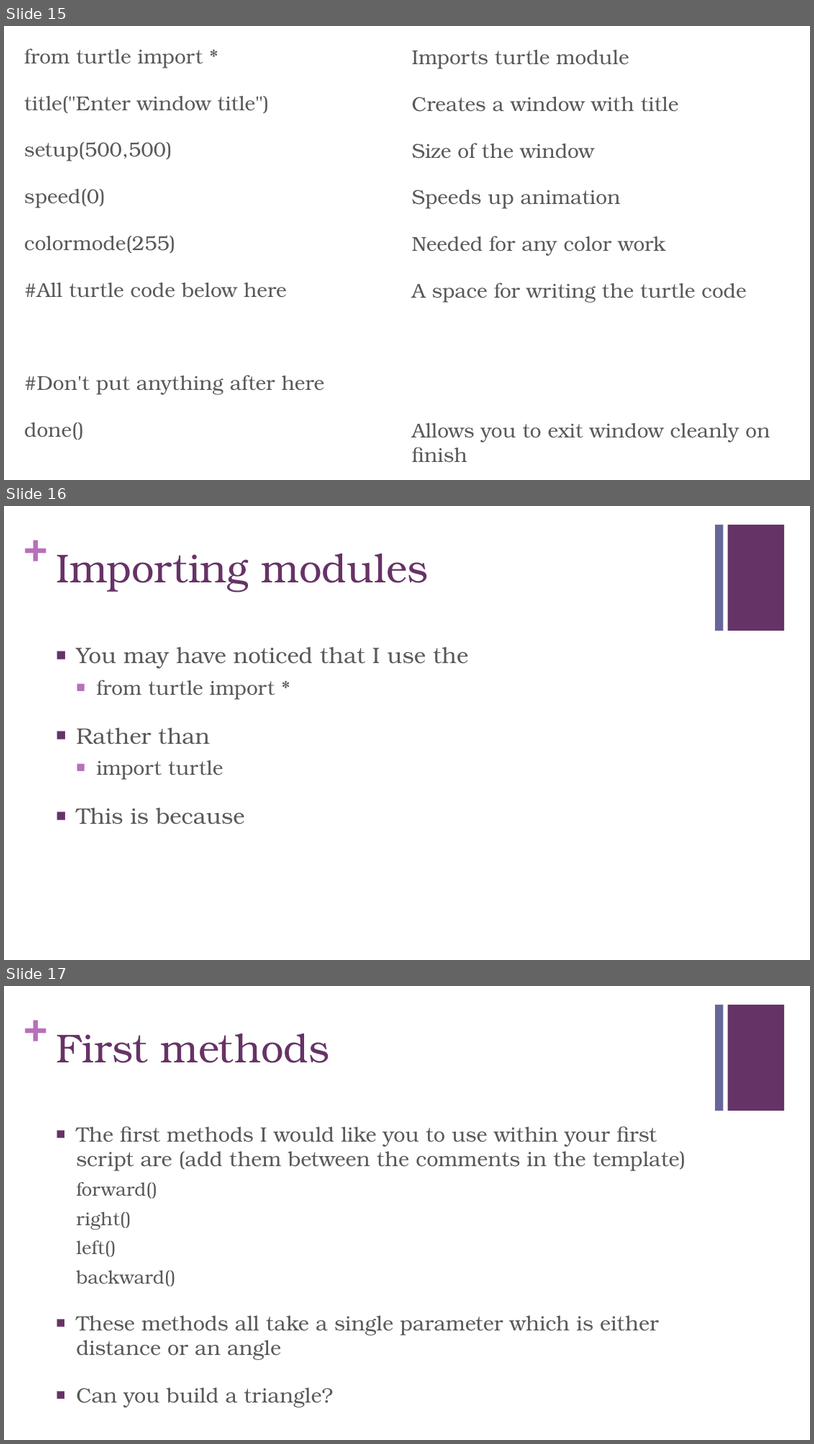
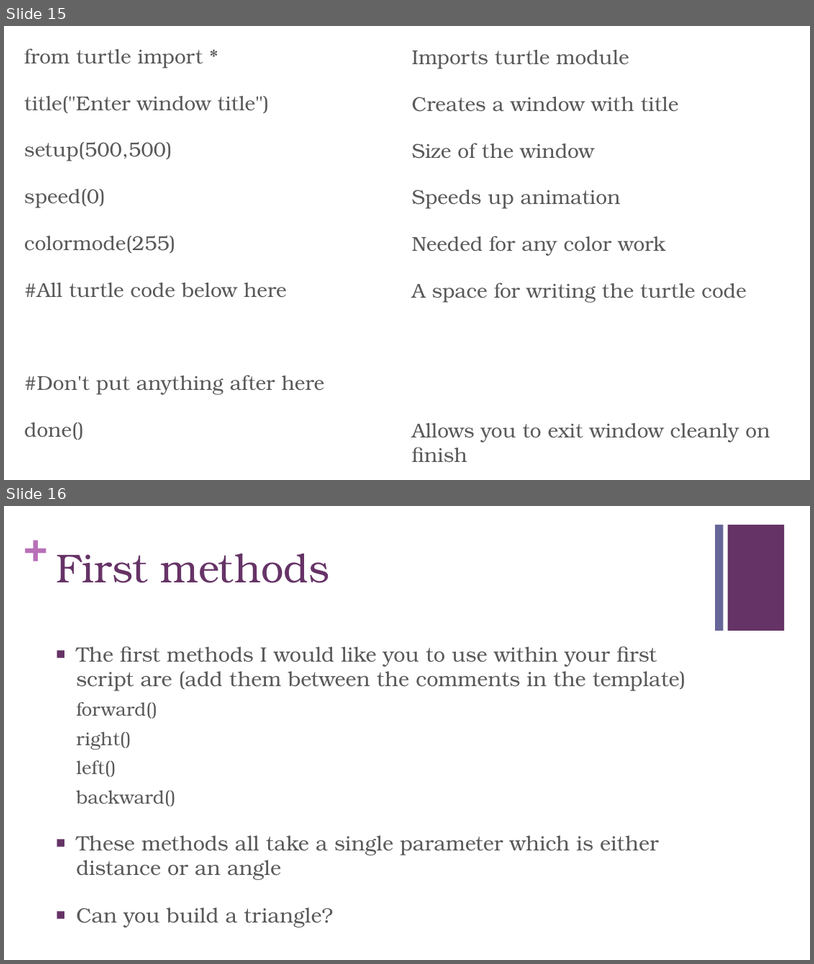
Before and after one commit to sharland/python_scripts, a slide deck: turtle/Python and Turtle WOLP Jan 15.pptx. Shown one above the other, each under a label of ours: slides 15, 16 and 17 before the commit, slides 15 and 16 after it. The pictures are 814x1444 and 814x964 pixels, drawn with LibreOffice and Linux fonts; fonts in the diff are those of the drawing. Boxes give left, top, right and bottom in pixels: in the first picture for what was removed or moved away, otherwise in the second. Text is boxed around its words. In the diff, an @@ line names an element or a change of style, - is before the commit and + after.

```diff
--- a/turtle/Python and Turtle WOLP Jan 15.pptx
+++ b/turtle/Python and Turtle WOLP Jan 15.pptx
@@ slide 16 removed at bbox=[4, 506, 810, 960], background #FFFFFF; not listed: 3 template elements that a slide beside it also shows @@
@@ title removed at bbox=[56, 554, 429, 592] @@
-Importing modules
@@ text removed at bbox=[76, 646, 468, 824] @@
-■ You may have noticed that I use the
-  ■ from turtle import *
-■ Rather than
-  ■ import turtle
-■ This is because
@@ what was slide 17 is now slide 16 @@
```
Also in this commit, not shown: 1 slide changed.
